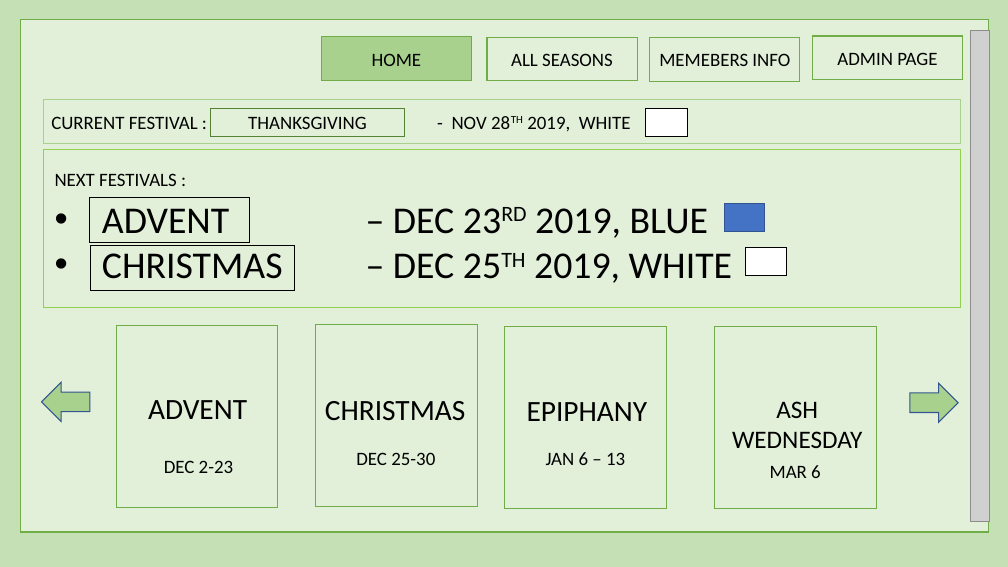
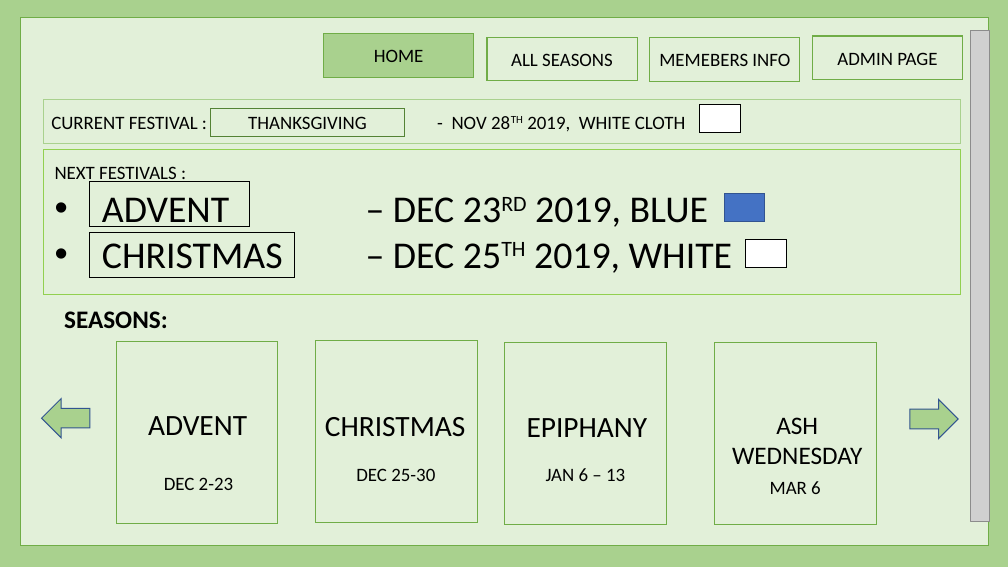
Before and after one commit to harishvavilala/Betterhappo, a slide deck: slide 3 of Powerpoints/BannerManagment.pptx. Drawn at 1008x567 pixels with LibreOffice and Linux fonts; fonts in the diff are those of the drawing; grey boxes stand for pictures. Boxes give left, top, right and bottom in pixels: in the first picture for what was removed or moved away, otherwise in the second. Text is boxed around its words. In the diff, an @@ line names an element or a change of style, - is before the commit and + after.

```diff
--- a/Powerpoints/BannerManagment.pptx
+++ b/Powerpoints/BannerManagment.pptx
@@ background #C5E0B4 to #A9D18E @@
@@ rectangle: place and size @@
-rectangle at (21, 20, 989, 532)
+rectangle at (21, 17, 989, 546)
@@ rectangle "HOME": place and size @@
-rectangle "HOME" at (321, 37, 472, 81)
+rectangle "HOME" at (324, 33, 474, 77)
@@ text in rectangle at (51, 116, 686, 131): text changed @@
-CURRENT FESTIVAL : - NOV 28TH 2019, WHITE
+CURRENT FESTIVAL : - NOV 28TH 2019, WHITE CLOTH
@@ rectangle: place and size @@
-rectangle at (646, 109, 687, 137)
+rectangle at (699, 105, 741, 133)
@@ rectangle: place and size @@
-rectangle at (44, 150, 961, 308)
+rectangle at (44, 150, 961, 294)
@@ text "NEXT FESTIVALS :" rewrapped from (55, 173, 177, 186) to (55, 166, 177, 185) @@
@@ rectangle: place and size @@
-rectangle at (90, 197, 250, 243)
+rectangle at (90, 182, 250, 228)
@@ 3 rectangles, 1 text: place and size @@
-3 rectangles, 1 text at (91, 204, 787, 290)
+3 rectangles, 1 text at (90, 194, 787, 278)
@@ text added at (64, 311, 168, 328), 24 pt, text #000000, bold @@
+SEASONS:
@@ 8 texts, 4 rectangles, 2 right arrows: place and size @@
-8 texts, 4 rectangles, 2 right arrows at (42, 324, 959, 508)
+8 texts, 4 rectangles, 2 right arrows at (42, 341, 959, 524)
```
Also in this commit, not shown: 3 other slides changed, 1 slide added, 2 slides removed.
